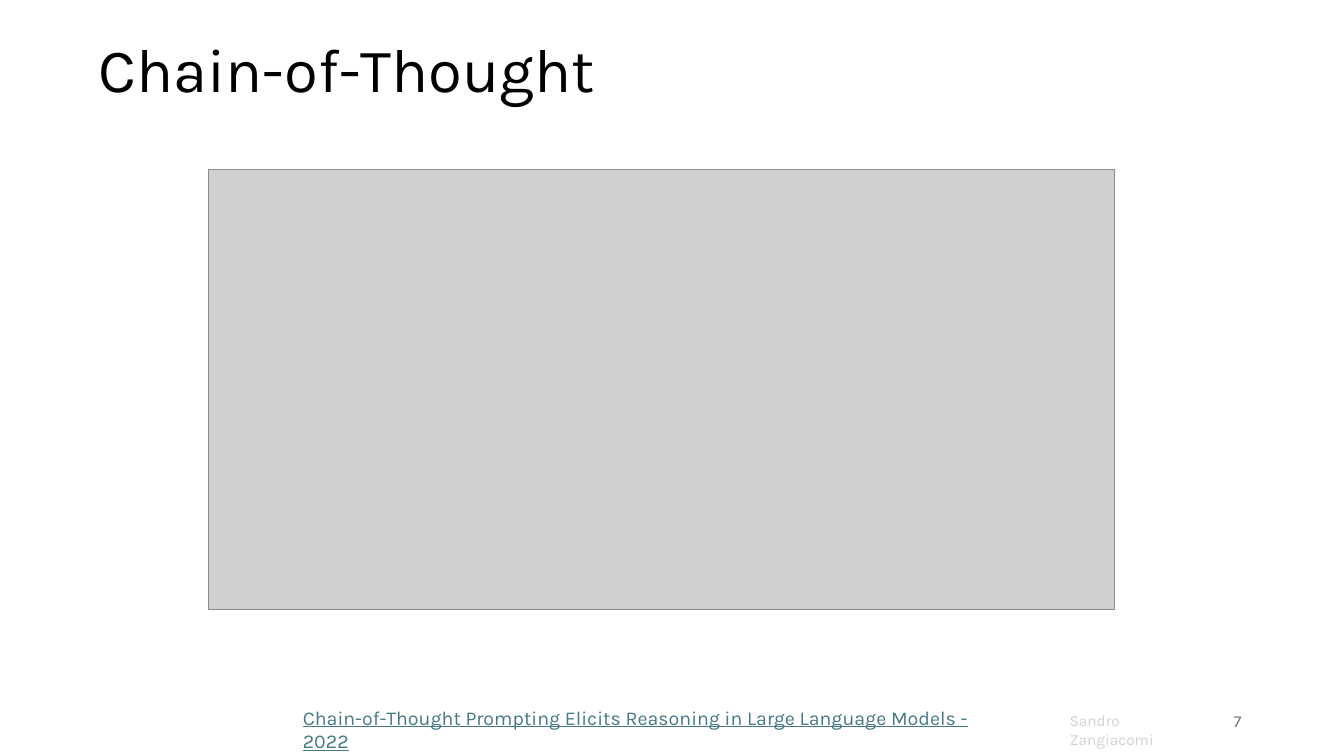
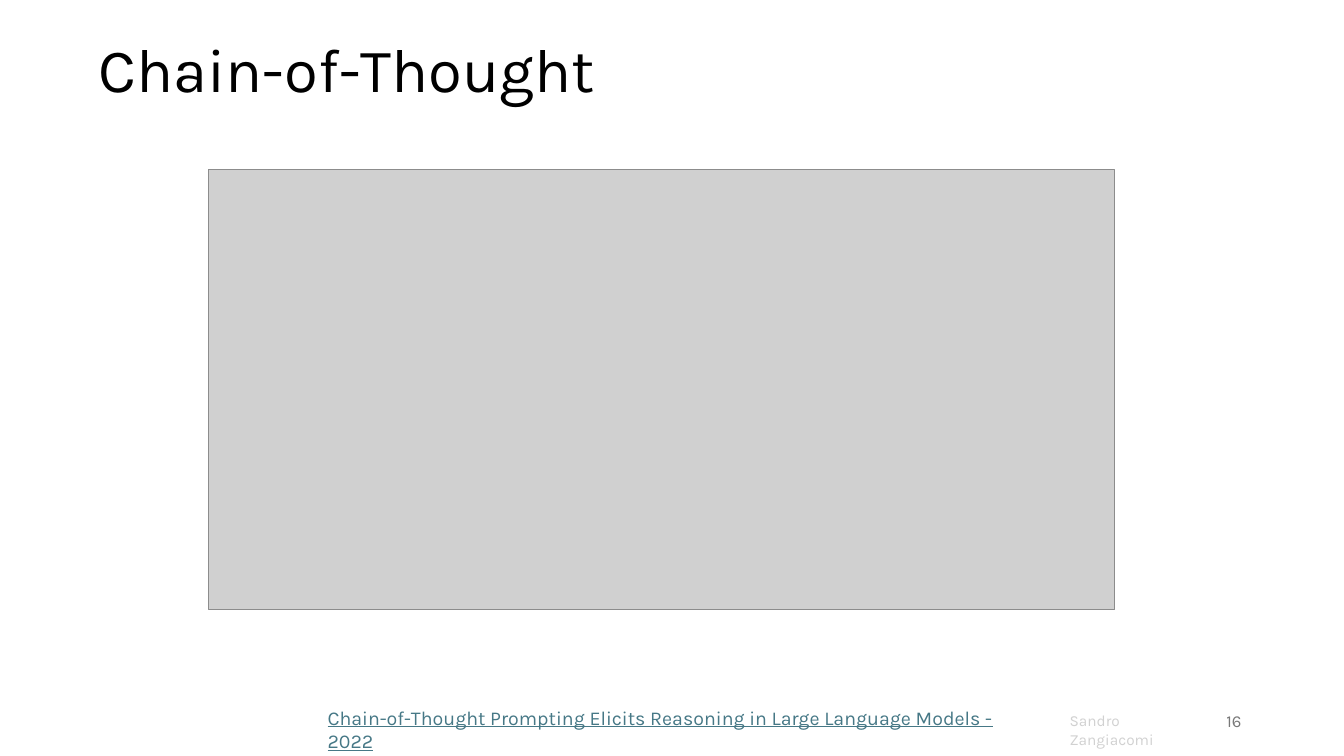
Before and after one commit to sandrozc/llm_learning_xp, a slide deck: slide 16 of genai_course.pptx (slide 7 before the commit). Drawn at 1344x756 pixels with LibreOffice and Linux fonts; fonts in the diff are those of the drawing; grey boxes stand for pictures; background and template pictures are left out. Boxes give left, top, right and bottom in pixels: in the first picture for what was removed or moved away, otherwise in the second. Text is boxed around its words. In the diff, an @@ line names an element or a change of style, - is before the commit and + after.

```diff
--- a/genai_course.pptx
+++ b/genai_course.pptx
@@ text "Chain-of-Thought Prompting Elicits Reasoning in ...": place and size @@
-text "Chain-of-Thought Prompting Elicits Reasoning in ..." at (303, 711, 956, 730)
+text "Chain-of-Thought Prompting Elicits Reasoning in ..." at (328, 711, 981, 730)
@@ page number at (1226, 716, 1241, 727): text changed @@
-7
+16
```
Also in this commit, not shown: 14 other slides changed, 7 slides added, 1 slide removed.
